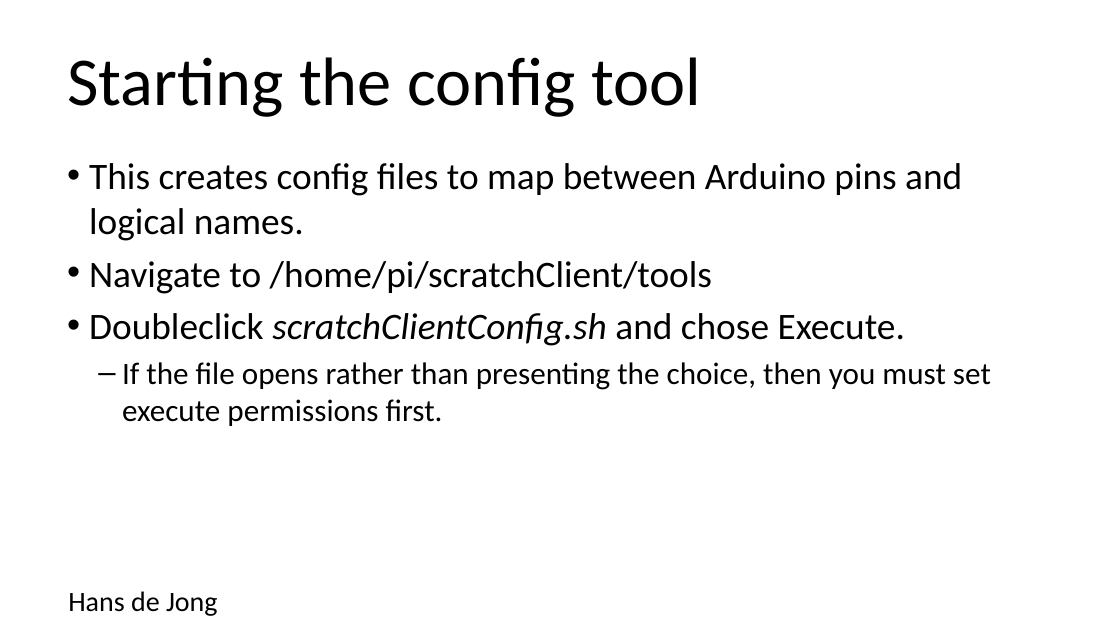
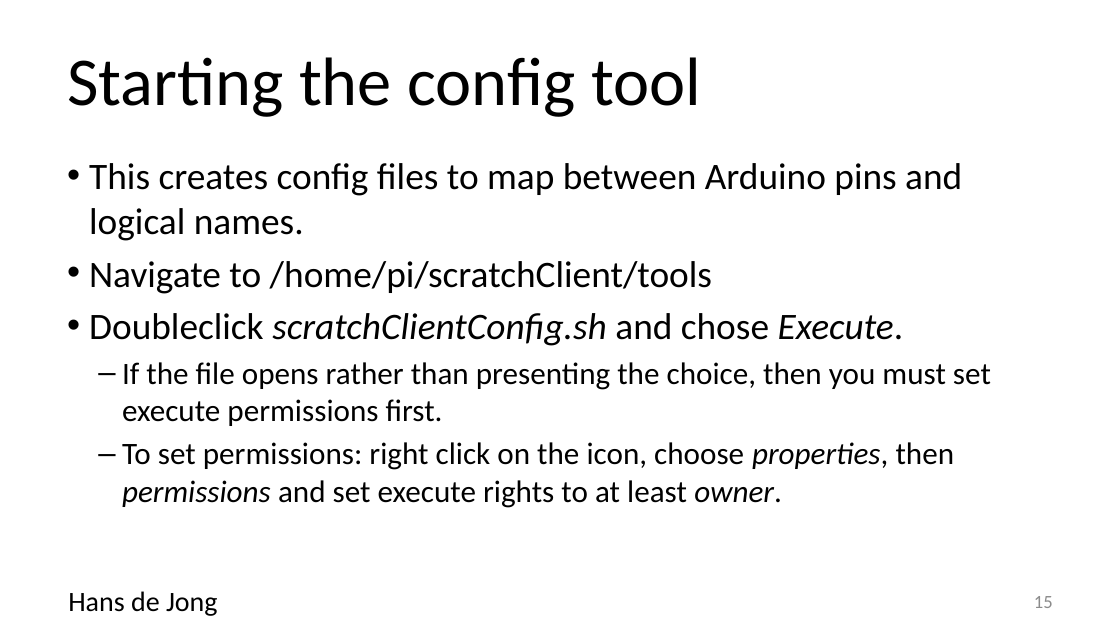
Before and after one commit to hansdejongehv/Weekendschool-PiAndMore, a slide deck: slide 15 of PiAndMore/Part-1--Breadboard/PiAndMore workshop physical computing with Arduino - part 1 - Beginners and Advanced.v0.3.pptx. Drawn at 1120x630 pixels with LibreOffice and Linux fonts; fonts in the diff are those of the drawing; background and template pictures are left out. Boxes give left, top, right and bottom in pixels: in the first picture for what was removed or moved away, otherwise in the second. Text is boxed around its words. In the diff, an @@ line names an element or a change of style, - is before the commit and + after.

```diff
--- a/PiAndMore/Part-1--Breadboard/PiAndMore workshop physical computing with Arduino - part 1 - Beginners and Advanced.v0.3.pptx
+++ b/PiAndMore/Part-1--Breadboard/PiAndMore workshop physical computing with Arduino - part 1 - Beginners and Advanced.v0.3.pptx
@@ text at [89,313,904,346]: italic on in "Execute." @@
@@ text at [122,442,955,508]: paragraph added @@
+  – To set permissions: right click on the icon, choose properties, then permissions and set execute rights to at least owner.
@@ page number added at [1034,596,1053,608], 12 pt, text #8C8C8C @@
+15
```
Also in this commit, not shown: 40 other slides changed, 12 slides added, 3 slides removed, 1 other file.
